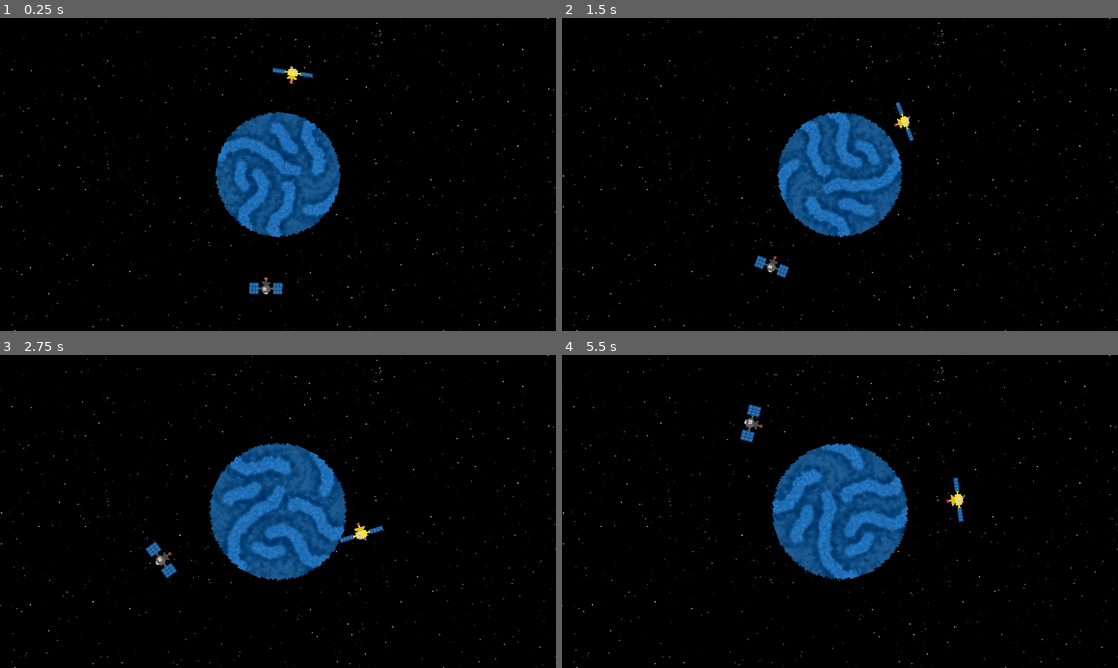
Above: before the commit, frames 1-4 (two rows, left to right).
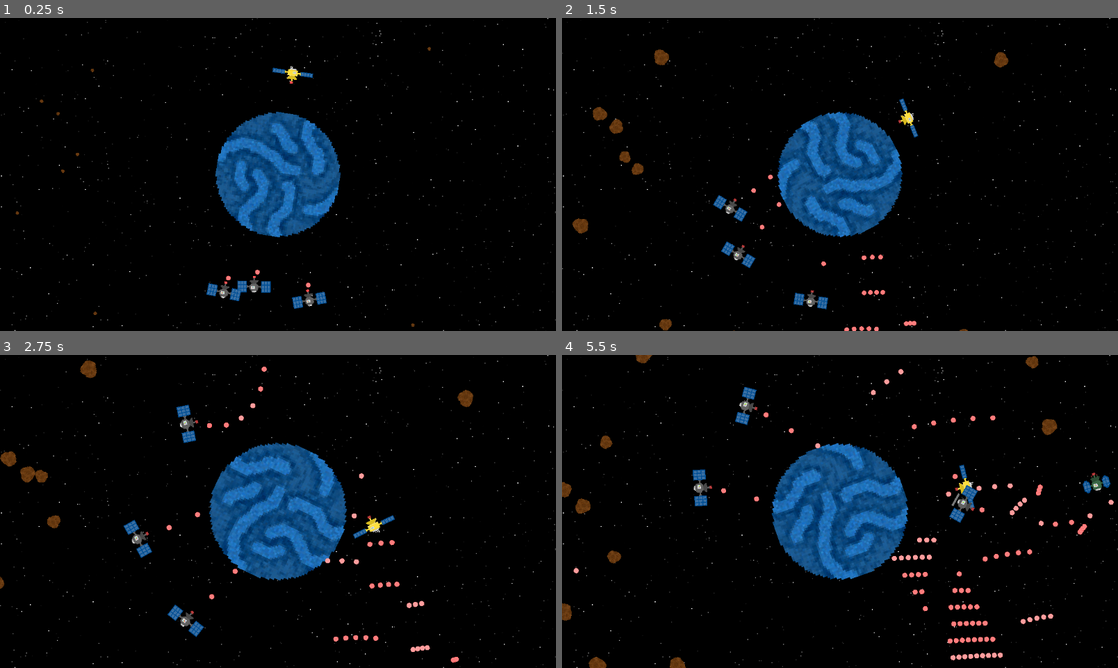
Above: after the commit, the same moments.

Repository: Birb-Games/gmtk-2025
Game: Godot game, scene res://scenes/levels/level9.tscn
Same seed, same stepped clock (60 frames per second), same inputs: the game is played once before the commit and once after it. This scene is started directly instead of the project's main scene.
Inputs (mouse positions are in pixels of both pictures, inside the frame that each line leads up to):
- Up to frame 1 (0.25 s): no input
- Up to frame 2 (1.5 s): move the mouse to (962, 158) at 0.52 s; press the mouse at (962, 158) at 0.53 s; hold Right (right) 0.53-1.28 s; move the mouse to (728, 190) at 1.27 s; release the mouse at (728, 190) at 1.28 s; hold Down (down) from 1.28 s (still down); click (728, 190) at 1.35 s
- Up to frame 3 (2.75 s): move the mouse to (333, 442) at 2.02 s; release Down (down) at 2.03 s; press the mouse at (333, 442) at 2.03 s; hold Right (right) from 2.03 s (still down); tap Mouse wheel up (zoom_camera_in) at 2.1 s
- Up to frame 4 (5.5 s): move the mouse to (812, 574) at 2.77 s; release Right (right) at 2.78 s; release the mouse at (812, 574) at 2.78 s; hold Up (up) 2.78-3.53 s; tap Mouse wheel down (zoom_camera_out) at 2.85 s; click (812, 574) at 3.05 s; move the mouse to (1006, 558) at 3.52 s; press the mouse at (1006, 558) at 3.53 s; hold A (left) 3.53-5.03 s; move the mouse to (673, 464) at 4.27 s; release the mouse at (673, 464) at 4.28 s; click (673, 464) at 4.35 s; move the mouse to (867, 511) at 5.02 s; press the mouse at (867, 511) at 5.03 s; hold Down (down) from 5.03 s (still down); tap Mouse wheel up (zoom_camera_in) at 5.1 s

The runs differ from the first frame. In frame 1, 0.8% of the frame differs, in the area x 2-78%, y 9-99%; in frame 2, 2.0%; in frame 3, 2.4%; in frame 4, 3.4%, in the area x 0-100%, y 0-100%.
Error before the commit: Attempt to call function 'play' in base 'null instance' on a null instance. (res://scripts/player_satellite.gd:53)
Error after the commit: Attempt to call function 'get_total_gravity_force' in base 'null instance' on a null instance. (res://scripts/space_object.gd:23)

Commit message:
added level 9

Diff:
--- a/scenes/levels/level9.tscn
+++ b/scenes/levels/level9.tscn
@@ -1,18 +1,92 @@
-[gd_scene load_steps=4 format=3 uid="uid://w161n3qp023l"]
+[gd_scene load_steps=7 format=3 uid="uid://w161n3qp023l"]
 
 [ext_resource type="PackedScene" uid="uid://2oltjvbyir1q" path="res://scenes/levels/level.tscn" id="1_gg3wg"]
 [ext_resource type="PackedScene" uid="uid://b0ggm7x3myuge" path="res://scenes/space_objects/rogue_planet.tscn" id="2_pndvc"]
 [ext_resource type="PackedScene" uid="uid://cgx3wsdprifbh" path="res://scenes/satellites/enemy_satellite.tscn" id="3_1wfja"]
+[ext_resource type="PackedScene" uid="uid://bf5p7gle6e1jl" path="res://scenes/asteroid_field.tscn" id="4_k85di"]
+[ext_resource type="PackedScene" uid="uid://dfegq4ky2hdw6" path="res://scenes/satellites/multishot_satellite.tscn" id="6_reqmk"]
+[ext_resource type="PackedScene" uid="uid://dwlunt4kweprj" path="res://scenes/satellites/rotating_satellite.tscn" id="7_5d6be"]
 
 [node name="Level" node_paths=PackedStringArray("center_object") instance=ExtResource("1_gg3wg")]
 center_object = NodePath("RoguePlanet")
+asteroid_spawn_time = 3.0
 
 [node name="PlayerSatellite" parent="." index="0"]
 position = Vector2(0, -208)
-min_dist = 160.0
-max_dist = 1500.0
+min_dist = 180.0
+max_dist = 1600.0
 
 [node name="RoguePlanet" parent="." index="2" instance=ExtResource("2_pndvc")]
 
-[node name="EnemySatellite" parent="." index="3" instance=ExtResource("3_1wfja")]
+[node name="AsteroidField" parent="." index="3" instance=ExtResource("4_k85di")]
+inner_radius = 400
+outer_radius = 550
+asteroid_count = 24
+
+[node name="AsteroidField2" parent="." index="4" instance=ExtResource("4_k85di")]
+inner_radius = 1000
+outer_radius = 1200
+asteroid_count = 64
+
+[node name="EnemySatellite" parent="." index="5" instance=ExtResource("3_1wfja")]
 position = Vector2(0, 232)
+shoot_cooldown = 0.2
+orbital_speed = 200.0
+max_health = 7
+
+[node name="EnemySatellite2" parent="." index="6" instance=ExtResource("3_1wfja")]
+position = Vector2(-88, 248)
+shoot_cooldown = 0.2
+max_health = 7
+
+[node name="EnemySatellite3" parent="." index="7" instance=ExtResource("3_1wfja")]
+position = Vector2(88, 248)
+shoot_cooldown = 0.2
+max_health = 7
+
+[node name="MultishotSatellite" parent="." index="8" instance=ExtResource("6_reqmk")]
+position = Vector2(0, 1500)
+scale = Vector2(2, 2)
+bullet_count = 9
+spread = 5.0
+shoot_cooldown = 0.1
+orbital_speed = 200.0
+max_health = 25
+
+[node name="MultishotSatellite2" parent="." index="9" instance=ExtResource("6_reqmk")]
+position = Vector2(0, 560)
+bullet_count = 4
+spread = 10.0
+orbital_speed = 150.0
+max_health = 10
+
+[node name="MultishotSatellite3" parent="." index="10" instance=ExtResource("6_reqmk")]
+position = Vector2(0, 488)
+spread = 10.0
+orbital_speed = 150.0
+max_health = 10
+
+[node name="MultishotSatellite4" parent="." index="11" instance=ExtResource("6_reqmk")]
+position = Vector2(0, 632)
+bullet_count = 5
+spread = 15.0
+max_health = 10
+
+[node name="RotatingSatellite" parent="." index="12" instance=ExtResource("7_5d6be")]
+position = Vector2(0, 1240)
+rotation_speed = 360.0
+shoot_cooldown = 0.1
+orbital_speed = 200.0
+max_health = 7
+
+[node name="RotatingSatellite2" parent="." index="13" instance=ExtResource("7_5d6be")]
+position = Vector2(-120, 1192)
+rotation_speed = 270.0
+orbital_speed = 150.0
+max_health = 7
+
+[node name="RotatingSatellite3" parent="." index="14" instance=ExtResource("7_5d6be")]
+position = Vector2(120, 1192)
+rotation_speed = 270.0
+orbital_speed = 150.0
+max_health = 7
--- a/scripts/player_satellite.gd
+++ b/scripts/player_satellite.gd
@@ -17,7 +17,7 @@
 
 const DAMAGE_TIME: float = 1.0
 var damage_timer: float = 0.0
-const MAX_HEALTH: int = 40
+const MAX_HEALTH: int = 50
 var health: int = MAX_HEALTH
 
 func get_health_perc() -> float:
